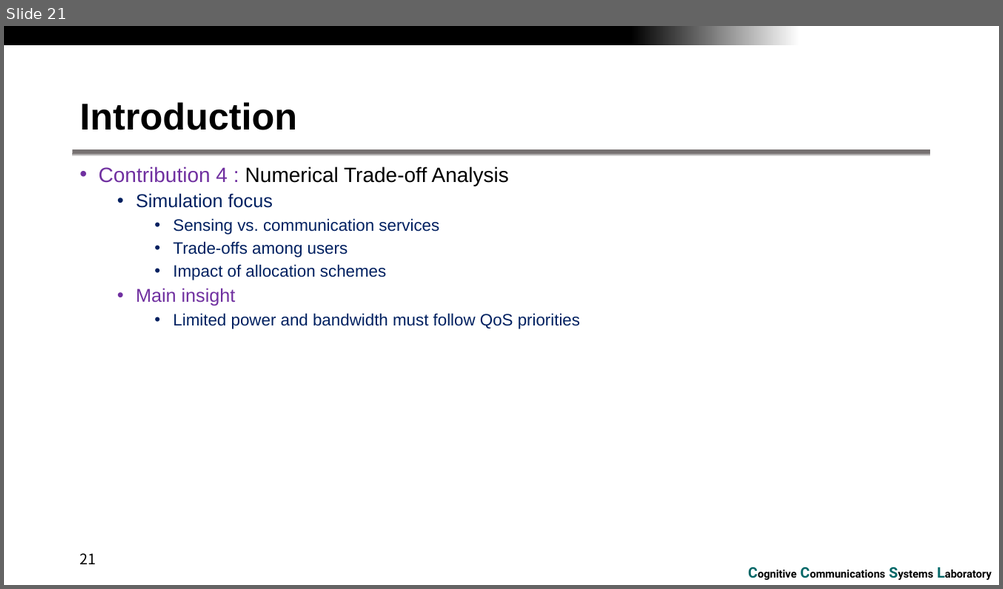
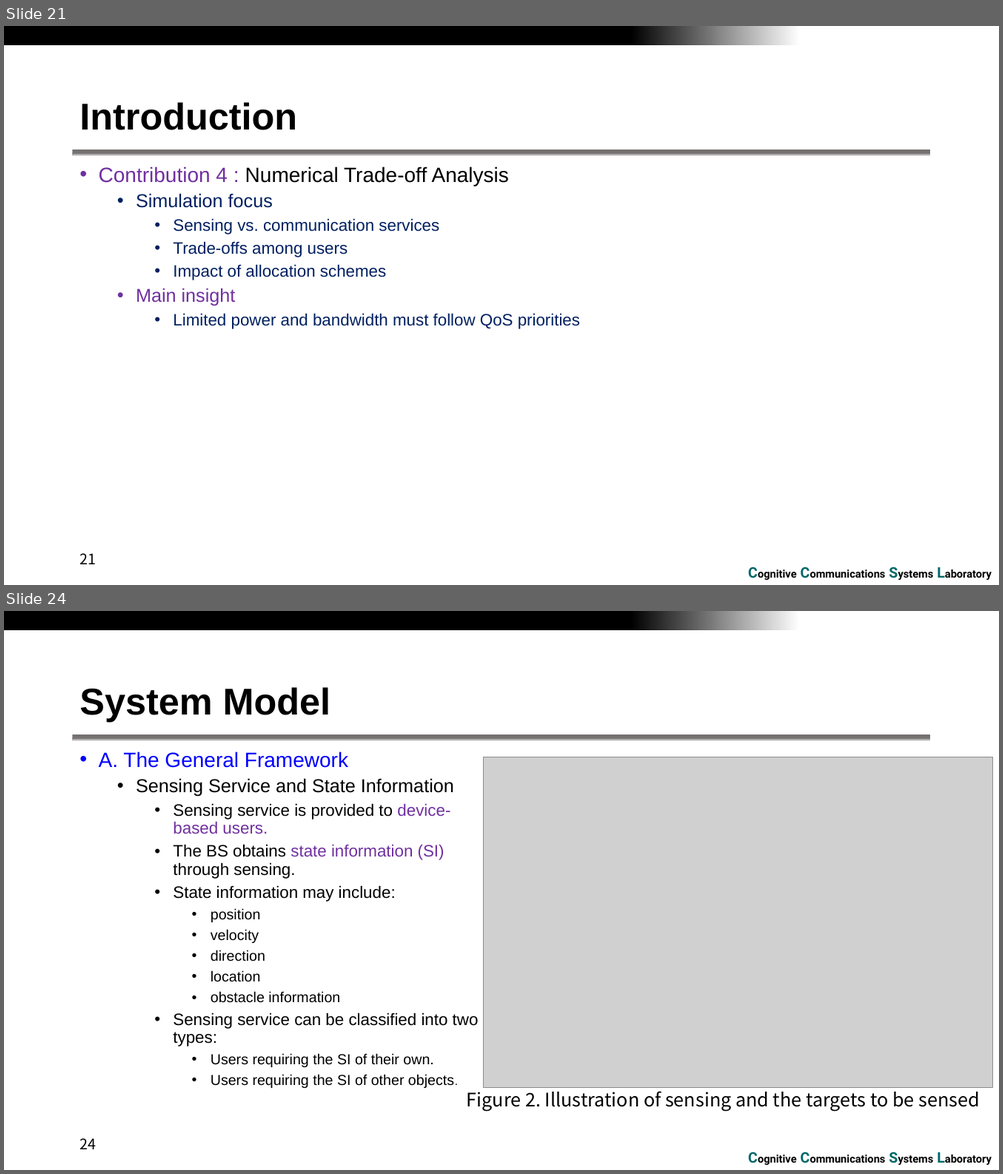
Before and after one commit to RefatHanbat/Sensing-as-a-service-in-6G-A-Unified-framework, a slide deck: sensing_as_a_service.pptx. Shown one above the other, each under a label of ours: slide 21 before the commit, slides 21 and 24 after it; the slides between them are not shown. The pictures are 1003x589 and 1003x1174 pixels, drawn with LibreOffice and Linux fonts; fonts in the diff are those of the drawing; grey boxes stand for pictures; background and template pictures are left out. Boxes give left, top, right and bottom in pixels: in the first picture for what was removed or moved away, otherwise in the second. Text is boxed around its words. In the diff, an @@ line names an element or a change of style, - is before the commit and + after.

```diff
--- a/sensing_as_a_service.pptx
+++ b/sensing_as_a_service.pptx
@@ slide 24 added at (4,611,999,1170), background #FFFFFF; not listed: 3 template elements that a slide beside it also shows @@
@@ title added at (79,687,330,722), 36 pt, text #000000, bold @@
+System Model
@@ text added at (99,752,478,1088), 16 pt, text #000000 @@
+• A. The General Framework
+  • Sensing Service and State Information
+    • Sensing service is provided to device-based users.
+    • The BS obtains state information (SI) through sensing.
+    • State information may include:
+      • position
+      • velocity
+      • direction
+      • location
+      • obstacle information
+    • Sensing service can be classified into two types:
+      • Users requiring the SI of their own.
+      • Users requiring the SI of other objects.
@@ picture added at (483,758,993,1088) @@
@@ text added at (466,1091,979,1112), 18 pt, text #000000 @@
+Figure 2. Illustration of sensing and the targets to be sensed
@@ page number added at (79,1139,96,1150), 14 pt, text #000000 @@
+24
```
Also in this commit, not shown: 97 other slides added, 5 other files.
